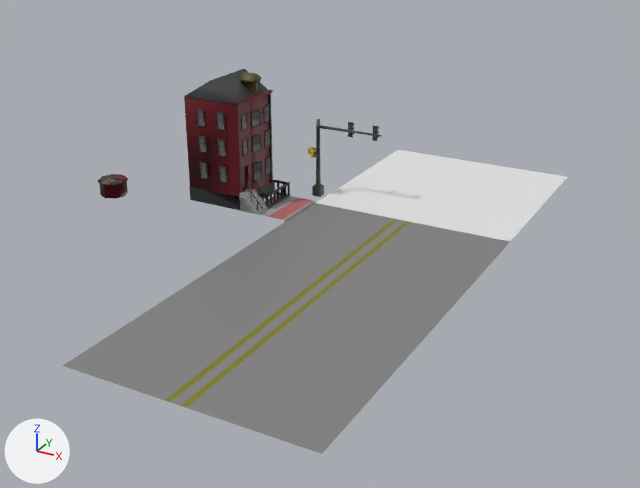
The Blender file SourceAssets/Environments/MassAve/MassAve_House_1_Mesh.blend, before and after one commit.
Rendered twice from a camera (50 mm lens) standing at (48.8, -72.0, 32.6) and looking at (7.5, 3.1, -4.9). Arrows for +X, +Y and +Z are at lower left; the lights stay in place. The first picture is the older version.

The first picture shows 'Cube', 'House1', 'Intersection', 'NeighborhoodRoad_1'.
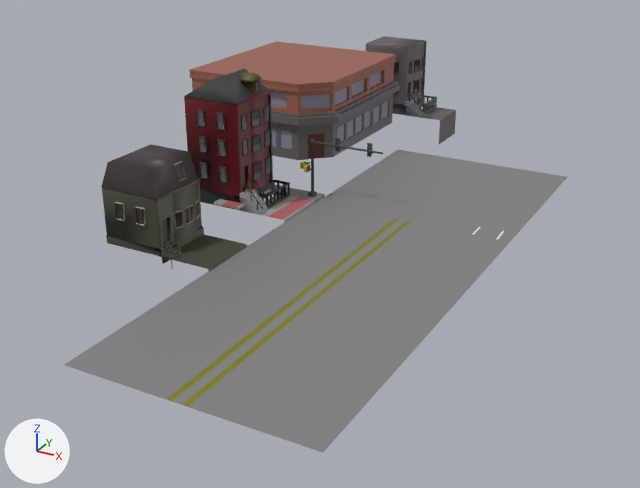
Changed parts and their boxes (x1, y1, x2, y2) in the pictures (640 x 488 px):
'Corner Store', added
    after: (189, 41, 400, 160)
'Intersection', recoloured (white to grey)
    both: (316, 150, 567, 234)
'House2', added
    after: (101, 144, 247, 271)
'House3', added
    after: (366, 36, 456, 144)
'Cube', deleted
    before: (308, 119, 381, 197)
'Traffic Light', added
    after: (300, 138, 383, 197)
'CrossWalk', added
    after: (315, 197, 517, 242)
'SidewalkCorner', added
    after: (275, 185, 325, 202)
'Curb', added
    after: (214, 189, 271, 210)
part 1 of me_cube, deleted (brown)
    before: (98, 174, 128, 199)

What changed in the scene script:
```text
Change me_cube:
    remove me_cube.from_pydata(...)  # 4006 vertices, 3093 faces; spans x -17.6..6.1, y -3.4..4.6, z -1.9..12.5
    add me_cube.from_pydata(...)  # 3968 vertices, 3060 faces; spans x -5.7..6.1, y -1.9..4.6, z -4.3..12.5
    me_cube part 1: the loose piece of 40 vertices spanning x -17.6..-14.3, y -3.4..-0.1, z -1.9..-0.1 is deleted
    other edits to the shape of me_cube do not show in these pictures
Change me_cube_002:
    where me_cube_002.from_pydata(...)  # 6 vertices, 1 face, 1 loose edge; spans x -1.0..21.4, y 4.7..25.8, z -8.5
    add me_cube_002.materials.append(mat_material_003)  # picture img_massave_road_1_albedo_png
Remove ob_cube:
    ob_cube = bpy.data.objects.new('Cube', me_cube_003)
Add ob_house3:
    ob_house3 = bpy.data.objects.new('House3', me_cube_009)  # 3075 vertices, 2267 faces; spans x -5.61..6.12, y -1.9..4.45, z -4.25..8.66; in mat_material_007 (picture img_house_3)
    ob_house3.location = (0.0, 41.47, 0.0)
Add ob_house2:
    ob_house2 = bpy.data.objects.new('House2', me_cube_008)  # 1732 vertices, 1392 faces; spans x -5.68..6.12, y -1.95..4.64, z -4.25..7.42; in mat_material_006 (picture img_untitled_001)
    ob_house2.location = (0.0, -13.0, 0.0)
Add ob_curb:
    ob_curb = bpy.data.objects.new('Curb', me_cube_007)  # 15 vertices, 7 faces; spans x -1.61..1.41, y -2.88..3.29, z -0.13..0.11; in mat_material (picture img_massave_house_1_albedo_png)
    ob_curb.location = (0.0, 0.0, 0.0)
Add ob_corner_store:
    ob_corner_store = bpy.data.objects.new('Corner Store', me_cube_006)  # 369 vertices, 303 faces; spans x -17.7..1.8, y 14.4..35.8, z -0.7..8.6; in mat_material_005 (picture img_massave_cornerstore)
    ob_corner_store.location = (0.0, 0.0, 0.0)
Add ob_crosswalk:
    ob_crosswalk = bpy.data.objects.new('CrossWalk', me_cube_005)  # 10 vertices, 5 faces; spans x -10.7..10.7, y 4.4..6.6, z -1.2..-1.0; in mat_material_004 (picture img_massave_road_1_albedo_png)
    ob_crosswalk.location = (16.69, -0.08, 0.0)
Add ob_sidewalkcorner:
    ob_sidewalkcorner = bpy.data.objects.new('SidewalkCorner', me_cube_004)  # 12 vertices, 9 faces; spans x -10.7..6.1, y 4.4..6.6, z -1.0..-0.7; in mat_material_004 (picture img_massave_road_1_albedo_png)
    ob_sidewalkcorner.location = (0.0, 0.0, 0.0)
Add ob_traffic_light:
    ob_traffic_light = bpy.data.objects.new('Traffic Light', me_cube_003_1)  # 3157 vertices, 2465 faces; spans x -3.25..6.06, y 4.75..6.54, z -8.36..-1.54; in mat_material_002 (picture img_untitled)
    ob_traffic_light.location = (7.2, -0.3, 7.5)
```
